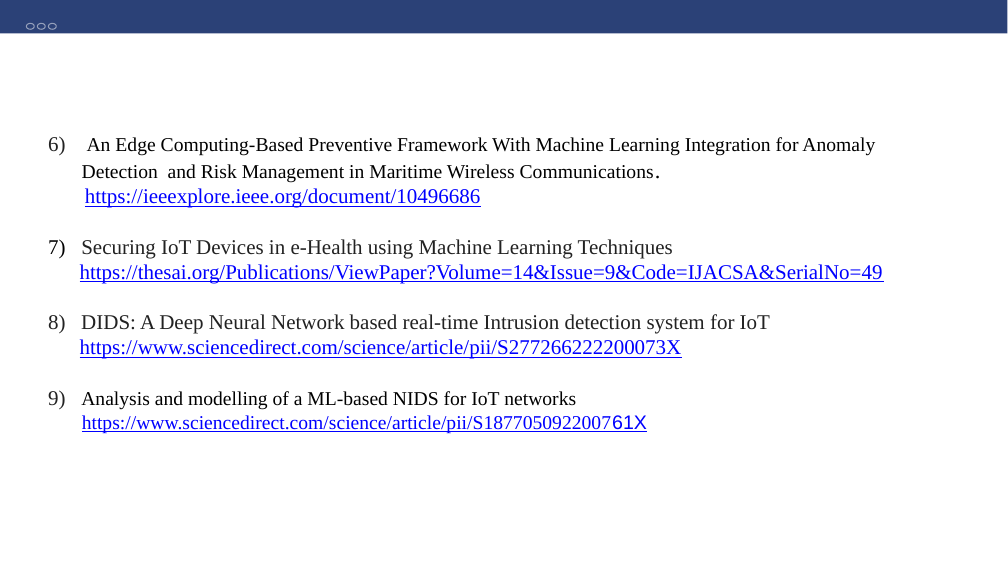
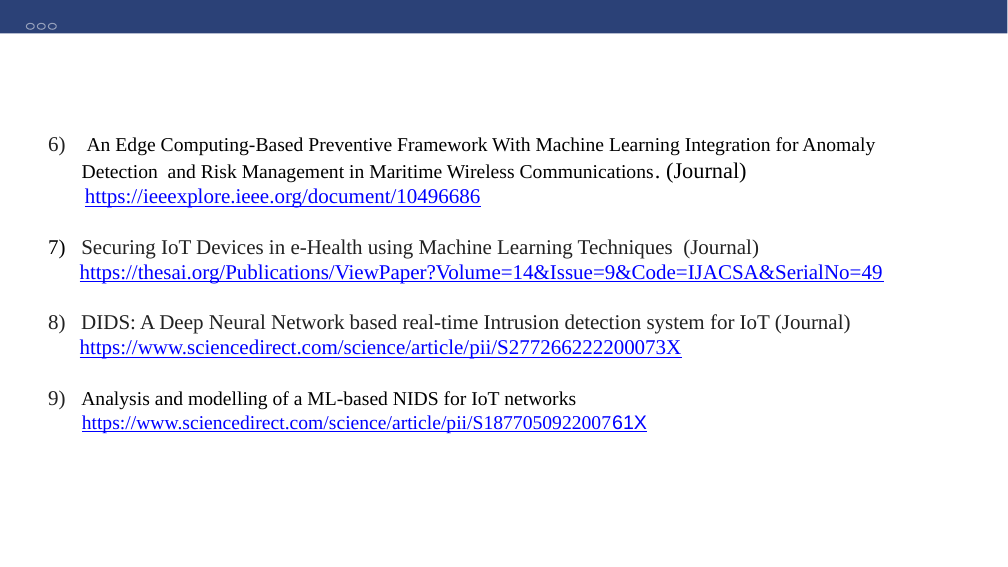
Before and after one commit to El-Vaibhav/BTP_5, a slide deck: slide 24 of BTP_End_Term_ppt.pptx (slide 25 before the commit). Drawn at 1008x567 pixels with LibreOffice and Linux fonts; fonts in the diff are those of the drawing. Boxes give left, top, right and bottom in pixels: in the first picture for what was removed or moved away, otherwise in the second. Text is boxed around its words. In the diff, an @@ line names an element or a change of style, - is before the commit and + after.

```diff
--- a/BTP_End_Term_ppt.pptx
+++ b/BTP_End_Term_ppt.pptx
@@ text at bbox=[82, 162, 747, 183]: text changed @@
-Detection and Risk Management in Maritime Wireless Communications.
+Detection and Risk Management in Maritime Wireless Communications. (Journal)
@@ text at bbox=[48, 239, 759, 258]: text changed @@
-7) Securing IoT Devices in e-Health using Machine Learning Techniques
+7) Securing IoT Devices in e-Health using Machine Learning Techniques (Journal)
@@ text at bbox=[48, 314, 851, 334]: text changed @@
-8) DIDS: A Deep Neural Network based real-time Intrusion detection system for IoT
+8) DIDS: A Deep Neural Network based real-time Intrusion detection system for IoT (Journal)
```
Also in this commit, not shown: 9 other slides changed, 1 slide removed, 17 other files.
